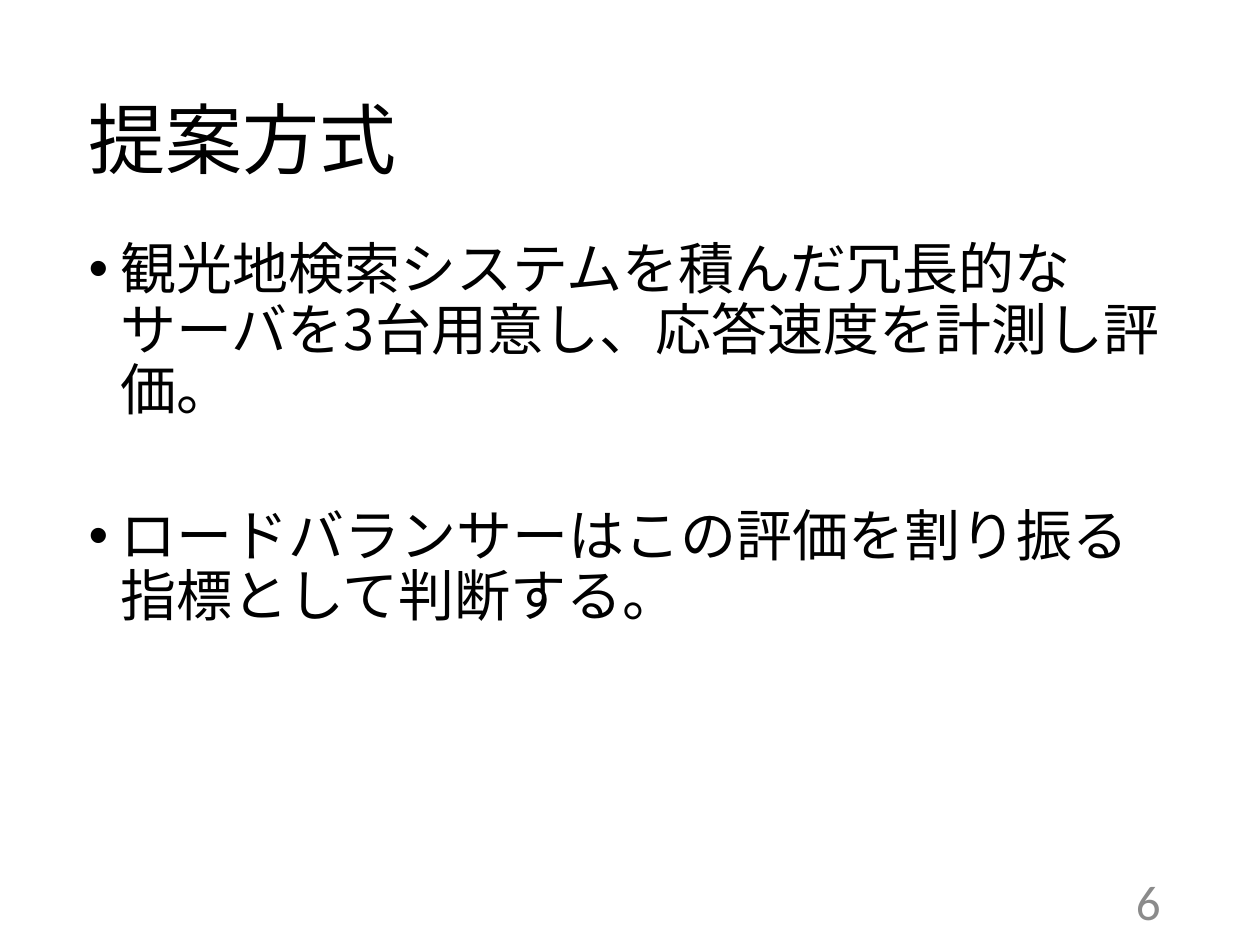
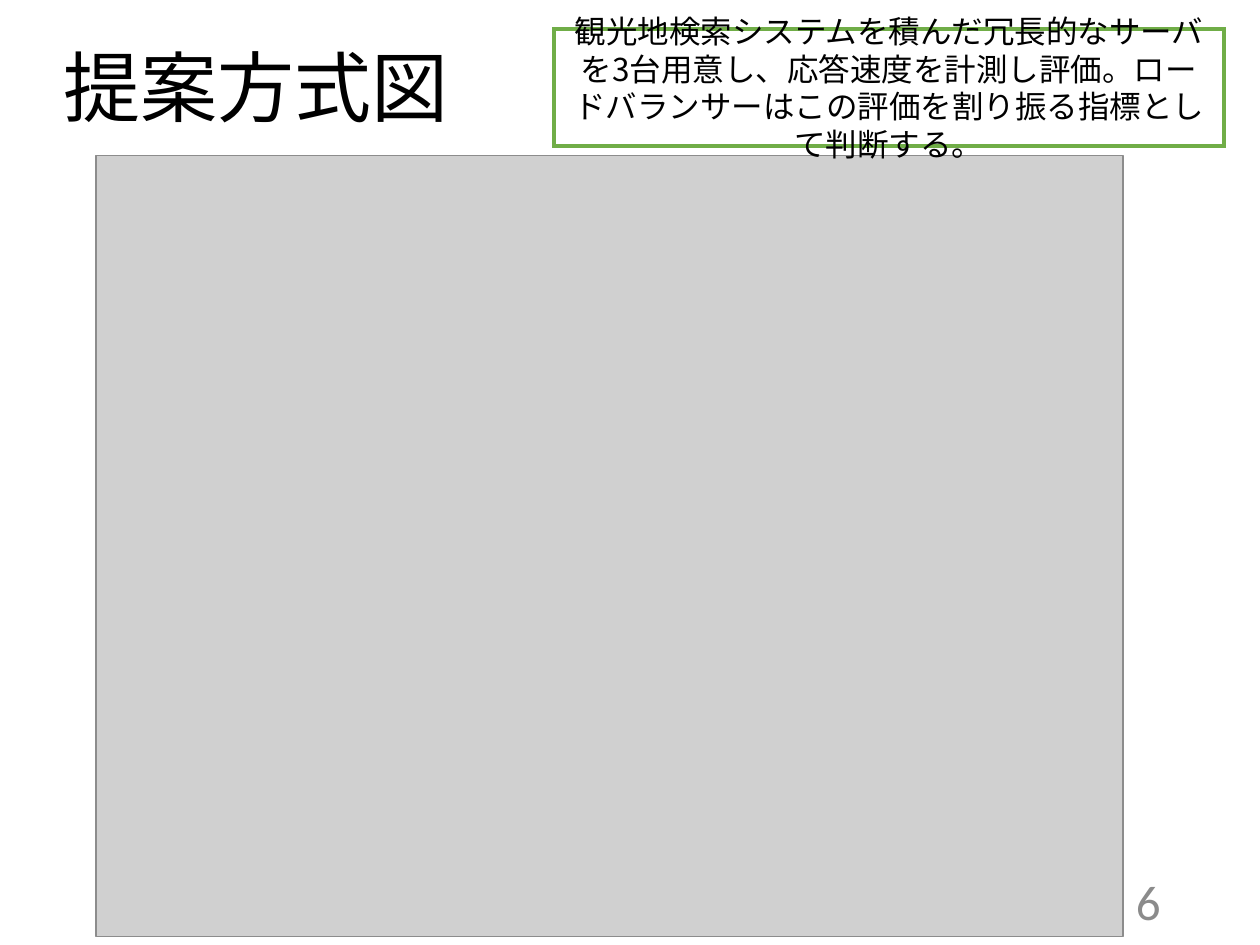
Before and after one commit to kait-takanolab/1821086_matsuo_thesis, a slide deck: slide 6 of 発表用/1821086_中間発表.pptx. Drawn at 1260x945 pixels with LibreOffice and Linux fonts; fonts in the diff are those of the drawing; grey boxes stand for pictures. Boxes give left, top, right and bottom in pixels: in the first picture for what was removed or moved away, otherwise in the second. Text is boxed around its words. In the diff, an @@ line names an element or a change of style, - is before the commit and + after.

```diff
--- a/発表用/1821086_中間発表.pptx
+++ b/発表用/1821086_中間発表.pptx
@@ rectangle "観光地検索システムを積んだ冗長的なサーバを3台用意し、応答速度を計測し評価。ロードバランサーはこの評価を割り振る指標とし ...": place and size @@
-rectangle "観光地検索システムを積んだ冗長的なサーバを3台用意し、応答速度を計測し評価。ロードバランサーはこの評価を割り振る指標とし ..." at [120,242,1159,621]
+rectangle "観光地検索システムを積んだ冗長的なサーバを3台用意し、応答速度を計測し評価。ロードバランサーはこの評価を割り振る指標とし ..." at [554,29,1223,146]
@@ rectangle "観光地検索システムを積んだ冗長的なサーバを3台用意し、応答速度を計測し評価。ロードバランサーはこの評価を割り振る指標とし ..." at [554,29,1223,146]: vertical alignment top to middle; fill none to #FFFFFF; outline none to #70AD47 2.25 pt @@
@@ text in rectangle at [574,16,1204,159]: text changed; size 32 to 18 pt @@
-• 観光地検索システムを積んだ冗長的なサーバを3台用意し、応答速度を計測し評価。
-• ロードバランサーはこの評価を割り振る指標として判断する。
+観光地検索システムを積んだ冗長的なサーバを3台用意し、応答速度を計測し評価。ロードバランサーはこの評価を割り振る指標として判断する。
@@ title at [63,51,448,123]: text changed @@
-提案方式
+提案方式図
@@ picture added at [96,155,1123,936] @@
```
Also in this commit, not shown: 1 slide removed.
